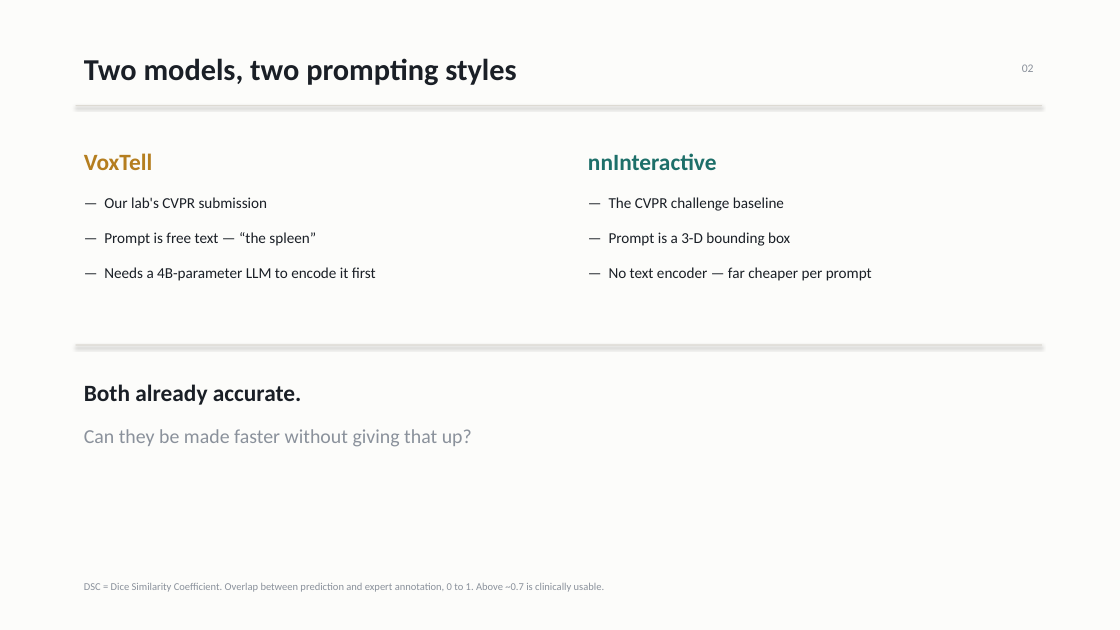
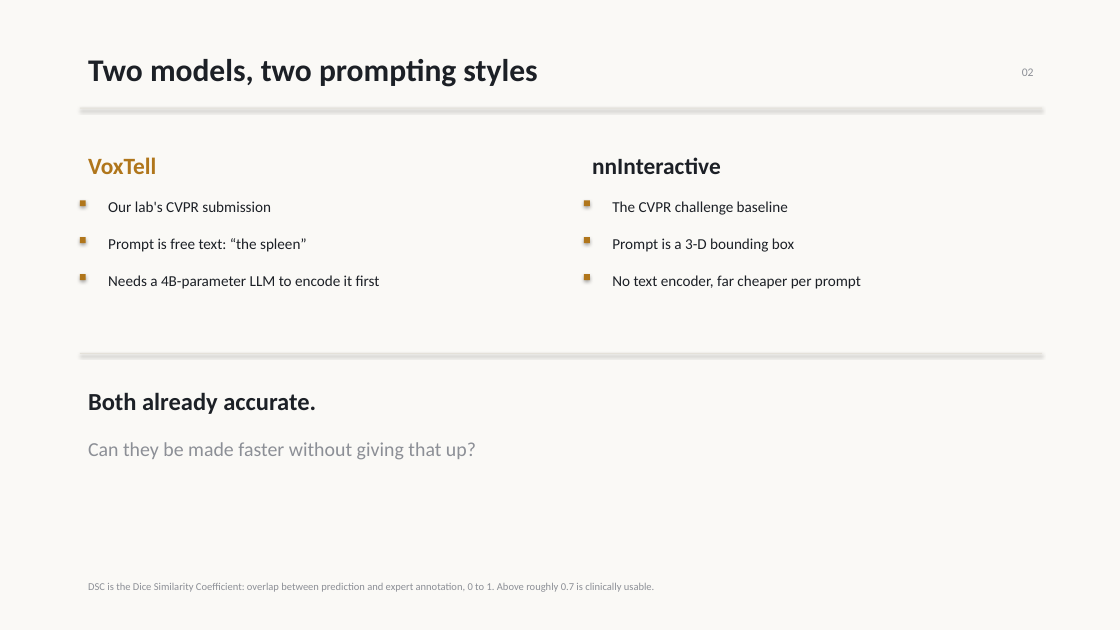
Before and after one commit to pentaexe/VoxTell-main, a slide deck: slide 2 of slides.pptx. Drawn at 1120x630 pixels with LibreOffice and Linux fonts; fonts in the diff are those of the drawing. Boxes give left, top, right and bottom in pixels: in the first picture for what was removed or moved away, otherwise in the second. Text is boxed around its words. In the diff, an @@ line names an element or a change of style, - is before the commit and + after.

```diff
--- a/slides.pptx
+++ b/slides.pptx
@@ background #FCFCFA to #FAF9F6 @@
@@ text "Two models, two prompting styles" at box(88, 59, 537, 87): size 26 to 27 pt, text colour #1A1F26 to #1C2026 @@
@@ text "02" at box(1022, 68, 1034, 76): text colour #8A919B to #8C8F96 @@
@@ rectangle: place and size @@
-rectangle at box(76, 105, 1042, 106)
+rectangle at box(80, 108, 1042, 108)
@@ rectangle at box(80, 108, 1042, 108): fill #DDDAD3 to #E4E1D9 @@
@@ text "VoxTell" at box(88, 157, 156, 174): text colour #B57E1F to #B0761B @@
@@ text "nnInteractive" at box(592, 157, 721, 174): text colour #1D6F69 to #1C2026 @@
@@ rectangle added at box(80, 200, 86, 206), fill #B0761B @@
@@ text at box(108, 201, 271, 212): text changed; text colour #1A1F26 to #1C2026 @@
-— Our lab's CVPR submission
+Our lab's CVPR submission
@@ rectangle added at box(584, 200, 590, 206), fill #B0761B @@
@@ text at box(612, 201, 788, 215): text changed; text colour #1A1F26 to #1C2026 @@
-— The CVPR challenge baseline
+The CVPR challenge baseline
@@ rectangle added at box(80, 237, 86, 243), fill #B0761B @@
@@ text at box(108, 238, 307, 252): text changed; text colour #1A1F26 to #1C2026 @@
-— Prompt is free text — “the spleen”
+Prompt is free text: “the spleen”
@@ rectangle added at box(584, 237, 590, 243), fill #B0761B @@
@@ text at box(612, 238, 794, 252): text changed; text colour #1A1F26 to #1C2026 @@
-— Prompt is a 3-D bounding box
+Prompt is a 3-D bounding box
@@ rectangle added at box(80, 274, 86, 280), fill #B0761B @@
@@ text at box(108, 275, 380, 289): text changed; text colour #1A1F26 to #1C2026 @@
-— Needs a 4B-parameter LLM to encode it first
+Needs a 4B-parameter LLM to encode it first
@@ rectangle added at box(584, 274, 590, 280), fill #B0761B @@
@@ text at box(612, 275, 861, 289): text changed; text colour #1A1F26 to #1C2026 @@
-— No text encoder — far cheaper per prompt
+No text encoder, far cheaper per prompt
@@ rectangle at box(80, 353, 1042, 354): fill #DDDAD3 to #E4E1D9 @@
@@ rectangle: place and size @@
-rectangle at box(76, 344, 1042, 345)
+rectangle at box(80, 353, 1042, 354)
@@ text "Both already accurate.": place and size @@
-text "Both already accurate." at box(84, 384, 302, 405)
+text "Both already accurate." at box(88, 392, 316, 414)
@@ text "Both already accurate." at box(88, 392, 316, 414): size 20 to 21 pt, text colour #1A1F26 to #1C2026 @@
@@ text "Can they be made faster ..." at box(88, 442, 476, 460): text colour #8A919B to #8C8F96 @@
@@ text "Can they be made faster ...": place and size @@
-text "Can they be made faster ..." at box(84, 429, 472, 447)
+text "Can they be made faster ..." at box(88, 442, 476, 460)
@@ text at box(88, 583, 654, 592): text changed; text colour #8A919B to #8C8F96 @@
-DSC = Dice Similarity Coefficient. Overlap between prediction and expert annotation, 0 to 1. Above ~0.7 is clinically usable.
+DSC is the Dice Similarity Coefficient: overlap between prediction and expert annotation, 0 to 1. Above roughly 0.7 is clinically usable.
```
Also in this commit, not shown: 7 other slides changed, 1 slide removed, 1 other file.
